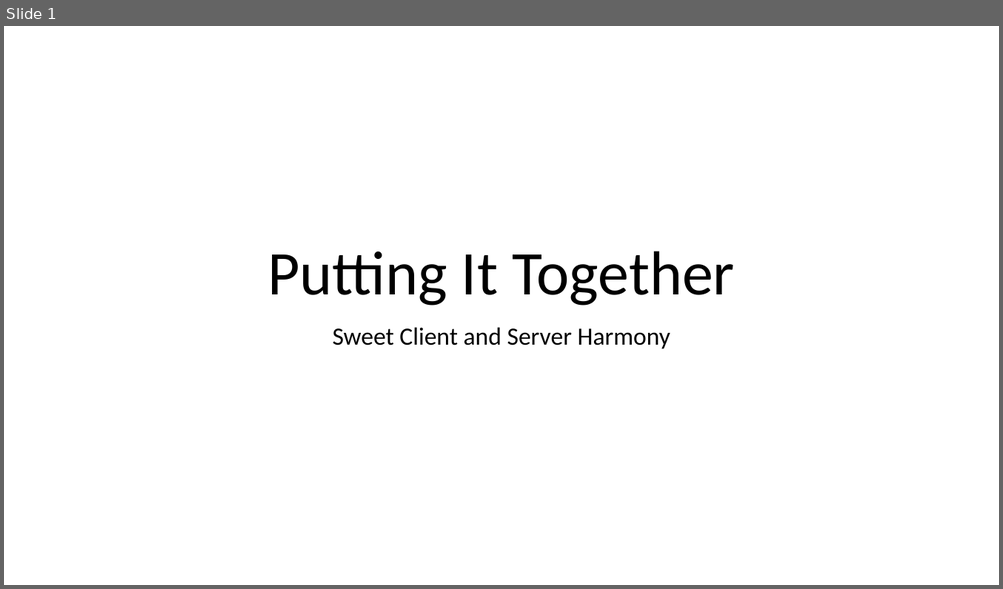
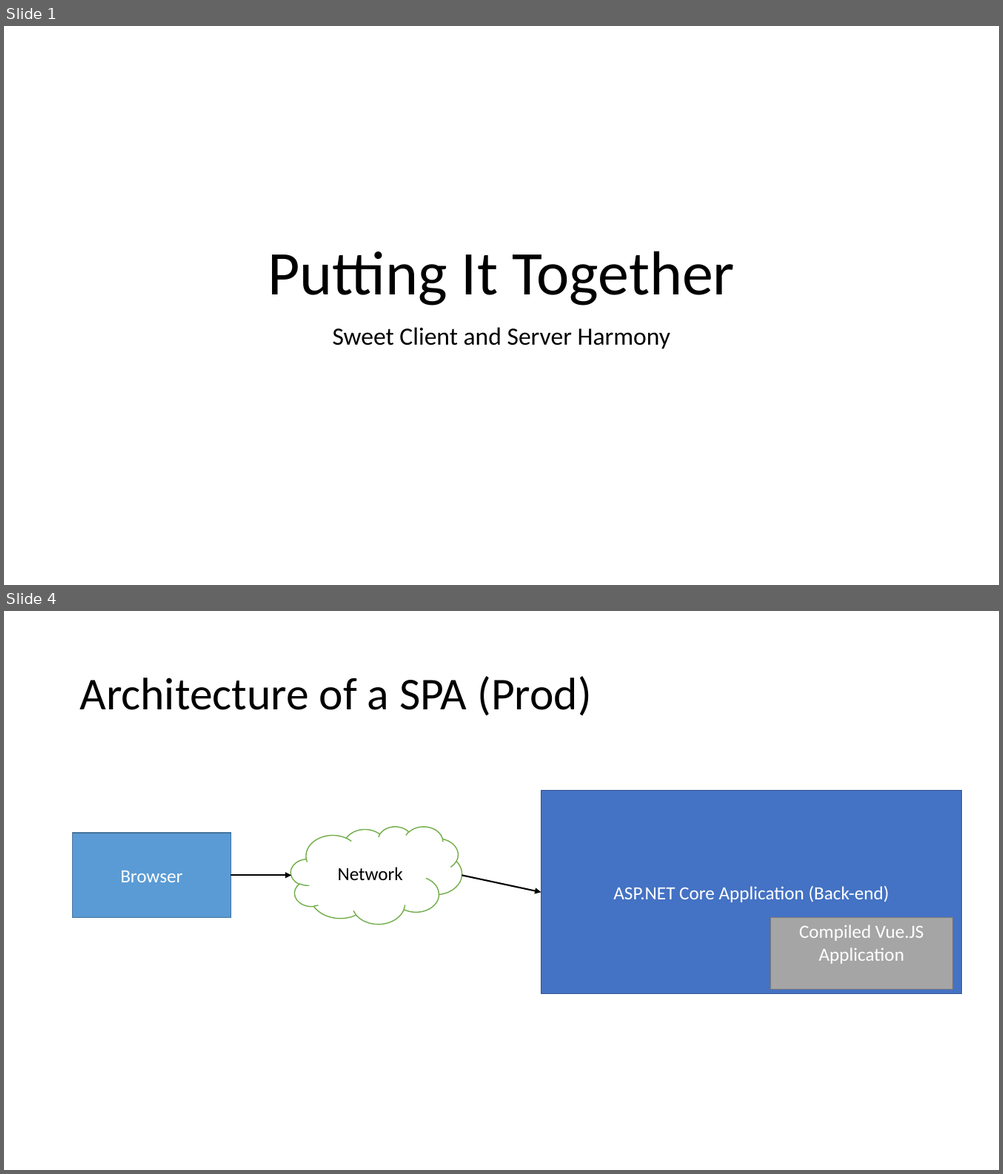
Before and after one commit to 1kevgriff/Workshop-SPA-with-ASPNETCORE-VueJS, a slide deck: Slides/7_Putting it Together.pptx. Shown one above the other, each under a label of ours: slide 1 before the commit, slides 1 and 4 after it; the slides between them are not shown. The pictures are 1003x589 and 1003x1174 pixels, drawn with LibreOffice and Linux fonts; fonts in the diff are those of the drawing. Boxes give left, top, right and bottom in pixels: in the first picture for what was removed or moved away, otherwise in the second. Text is boxed around its words. In the diff, an @@ line names an element or a change of style, - is before the commit and + after.

```diff
--- a/Slides/7_Putting it Together.pptx
+++ b/Slides/7_Putting it Together.pptx
@@ slide 4 added at bbox=[4, 611, 999, 1170], background #FFFFFF @@
@@ title added at bbox=[79, 676, 591, 716], 44 pt, text #000000 @@
+Architecture of a SPA (Prod)
@@ rectangle added at bbox=[541, 791, 962, 994], fill #4472C4, outline #325491 1 pt, 18 pt, text #FFFFFF @@
+ASP.NET Core Application (Back-end)
@@ cloud added at bbox=[290, 826, 461, 924], fill #FFFFFF, outline #70AD47 1 pt, 18 pt, text #000000 @@
+Network
@@ rectangle added at bbox=[73, 833, 231, 918], fill #5B9BD5, outline #43739E 1 pt, 18 pt, text #FFFFFF @@
+Browser
@@ arrow added from (231, 875) to (291, 875), #000000 1.5 pt @@
@@ arrow added from (461, 875) to (541, 892), #000000 1.5 pt @@
@@ rectangle added at bbox=[770, 917, 952, 989], fill #A5A5A5, outline #7A7A7A 1 pt, 18 pt, text #FFFFFF @@
+Compiled Vue.JS Application
```
Also in this commit, not shown: 2 other slides added, 27 other files.
